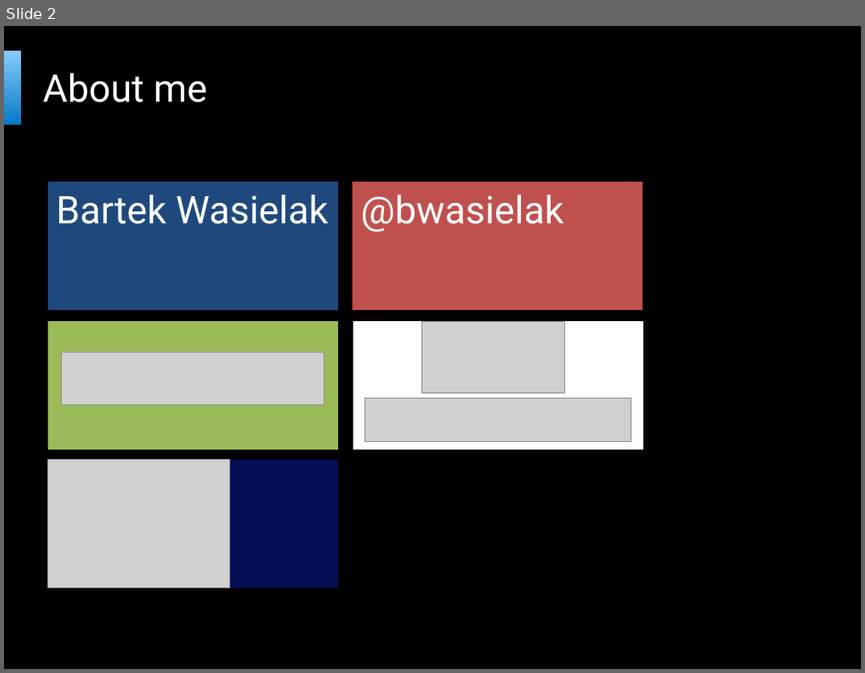
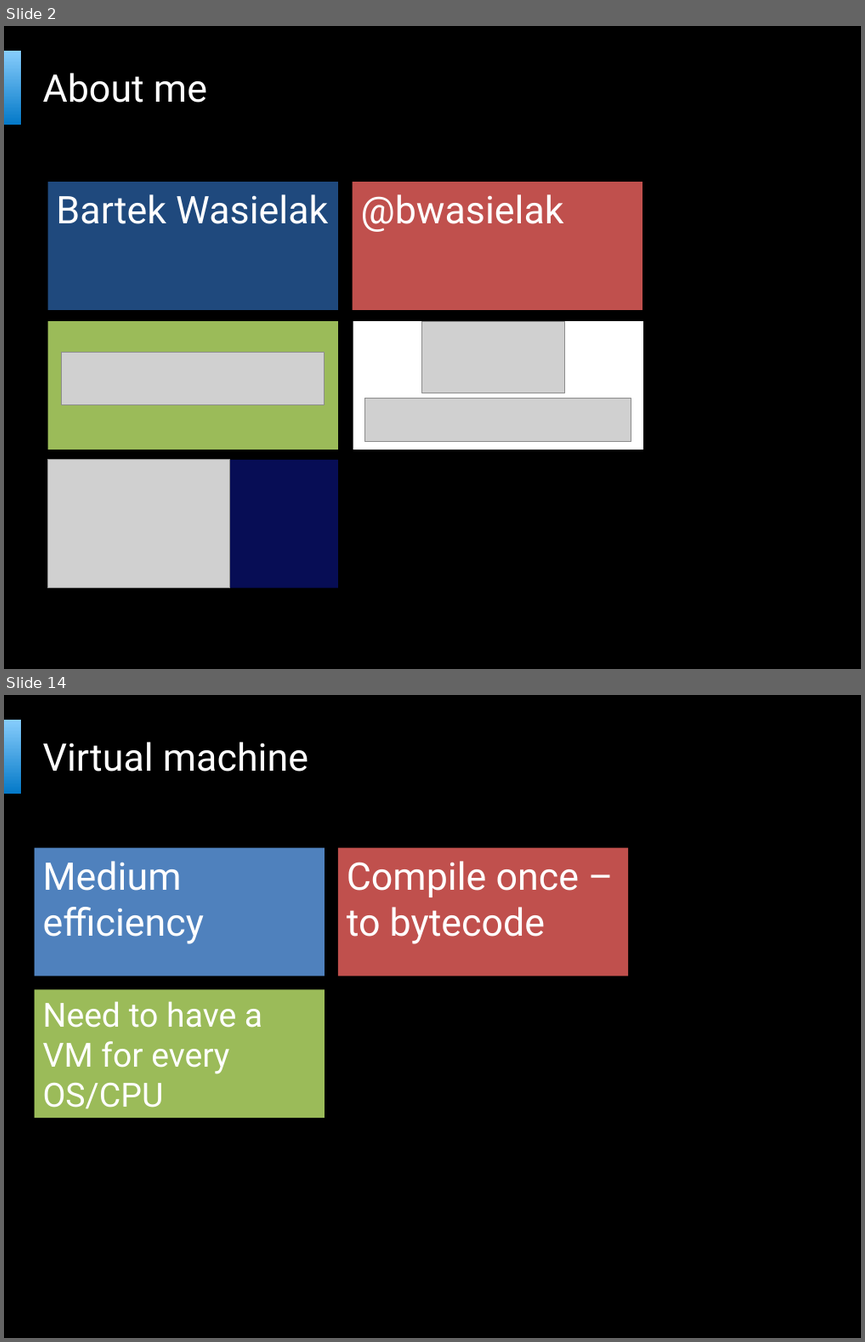
Before and after one commit to bartekwasielak/Presentation, a slide deck: Programming Made Easy.pptx. Shown one above the other, each under a label of ours: slide 2 before the commit, slides 2 and 14 after it; the slides between them are not shown. The pictures are 865x673 and 865x1342 pixels, drawn with LibreOffice and Linux fonts; fonts in the diff are those of the drawing; grey boxes stand for pictures; background and template pictures are left out. Boxes give left, top, right and bottom in pixels: in the first picture for what was removed or moved away, otherwise in the second. Text is boxed around its words. In the diff, an @@ line names an element or a change of style, - is before the commit and + after.

```diff
--- a/Programming Made Easy.pptx
+++ b/Programming Made Easy.pptx
@@ slide 14 added at (4, 695, 861, 1338), background picture (left out); not listed: 2 template elements that a slide beside it also shows @@
@@ title added at (43, 742, 308, 771), 32 pt, text #FFFFFF @@
+Virtual machine
@@ text added at (34, 847, 324, 976), fill #4F81BD, 32 pt, text #FFFFFF @@
+Medium efficiency
@@ text added at (338, 847, 629, 976), fill #C0504D, 32 pt, text #FFFFFF @@
+Compile once – to bytecode
@@ text added at (34, 990, 324, 1118), fill #9BBB59, 28 pt, text #FFFFFF @@
+Need to have a VM for every OS/CPU
```
Also in this commit, not shown: 1 slide changed, 12 other slides added.
